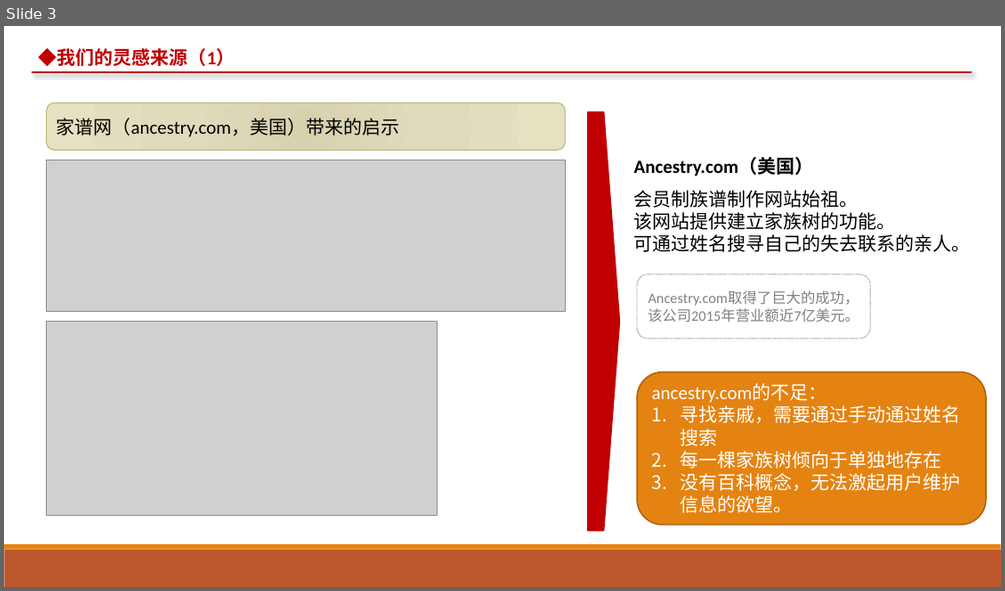
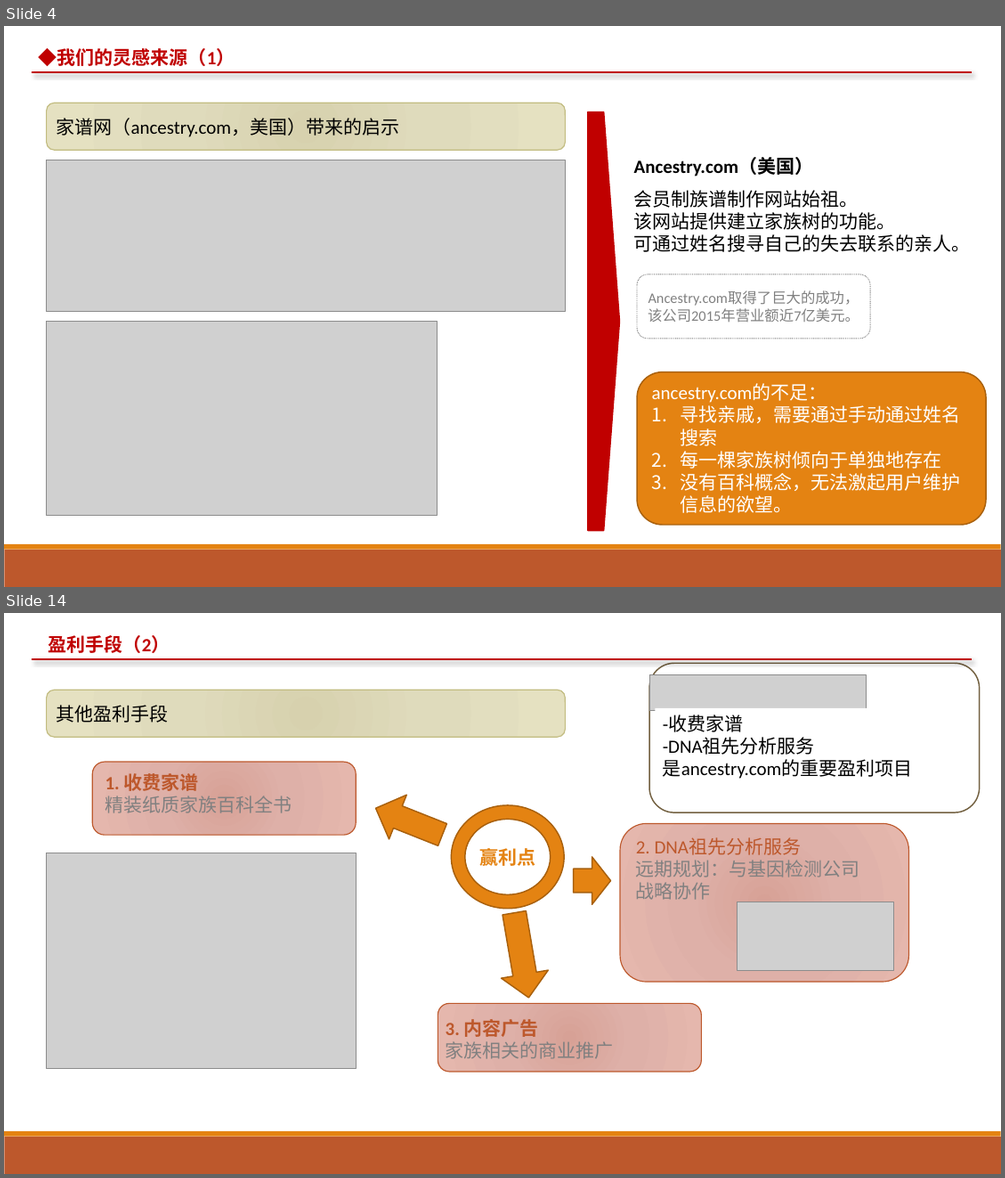
Before and after one commit to alpena1986/bloodnetdoc, a slide deck: 商业计划书.pptx. Shown one above the other, each under a label of ours: slide 3 before the commit, slides 4 and 14 after it; the slides between them are not shown. The pictures are 1005x591 and 1005x1178 pixels, drawn with LibreOffice and Linux fonts; fonts in the diff are those of the drawing; grey boxes stand for pictures. Boxes give left, top, right and bottom in pixels: in the first picture for what was removed or moved away, otherwise in the second. Text is boxed around its words. In the diff, an @@ line names an element or a change of style, - is before the commit and + after.

Commit message:
更新商业计划书

```diff
--- a/商业计划书.pptx
+++ b/商业计划书.pptx
@@ slide 14 added at (x1=4, y1=613, x2=1001, y2=1174), background #FFFFFF; not listed: 2 template elements that a slide beside it also shows @@
@@ text added at (x1=48, y1=635, x2=170, y2=653), 18 pt, text #C00000, bold @@
+盈利手段（2）
@@ line added from (31, 659) to (971, 659), #C00000 1.5 pt @@
@@ rounded rectangle added at (x1=649, y1=663, x2=979, y2=812), fill #FFFFFF, outline #736140 1.25 pt @@
@@ rounded rectangle added at (x1=47, y1=690, x2=566, y2=737), fill gradient #D7D3AF to #DFDBBD to #E5E1C1, outline #C2BC80 1 pt, 18 pt, text #000000 @@
+其他盈利手段
@@ picture added at (x1=649, y1=674, x2=866, y2=710) @@
@@ rectangle added at (x1=655, y1=708, x2=923, y2=778), fill #FFFFFF, 18 pt, text #000000 @@
+-收费家谱
+-DNA祖先分析服务
+是ancestry.com的重要盈利项目
@@ rounded rectangle added at (x1=92, y1=762, x2=356, y2=835), fill gradient #D7A197 to #DEB1A8 to #E6B7AE, outline #BD582C 1 pt @@
@@ text added at (x1=105, y1=773, x2=292, y2=813), 18 pt, text #808080 @@
+1. 收费家谱
+精装纸质家族百科全书
@@ down arrow added at (x1=367, y1=787, x2=452, y2=857), fill #E48312, outline #A9610D 1.25 pt @@
@@ donut added at (x1=451, y1=805, x2=564, y2=908), fill #E48312, outline #A9610D 1.25 pt, 18 pt, text #E48312, bold @@
+赢利点
@@ rounded rectangle added at (x1=620, y1=823, x2=909, y2=981), fill gradient #D7A197 to #DEB1A8 to #E6B7AE, outline #BD582C 1 pt @@
@@ picture added at (x1=47, y1=852, x2=356, y2=1068) @@
@@ text added at (x1=636, y1=837, x2=860, y2=900), 18 pt, text #808080 @@
+2. DNA祖先分析服务
+远期规划：与基因检测公司
+战略协作
@@ down arrow added at (x1=574, y1=857, x2=611, y2=905), fill #E48312, outline #A9610D 1.25 pt @@
@@ picture added at (x1=736, y1=901, x2=894, y2=971) @@
@@ down arrow added at (x1=491, y1=908, x2=552, y2=1002), fill #E48312, outline #A9610D 1.25 pt @@
@@ rounded rectangle added at (x1=437, y1=1004, x2=701, y2=1071), fill gradient #D7A197 to #DEB1A8 to #E6B7AE, outline #BD582C 1 pt @@
@@ text added at (x1=445, y1=1019, x2=614, y2=1059), 18 pt, text #808080 @@
+3. 内容广告
+家族相关的商业推广
@@ what was slide 3 is now slide 4 @@
```
Also in this commit, not shown: 7 slides changed, 9 other slides added, 1 slide removed, 1 other file.
